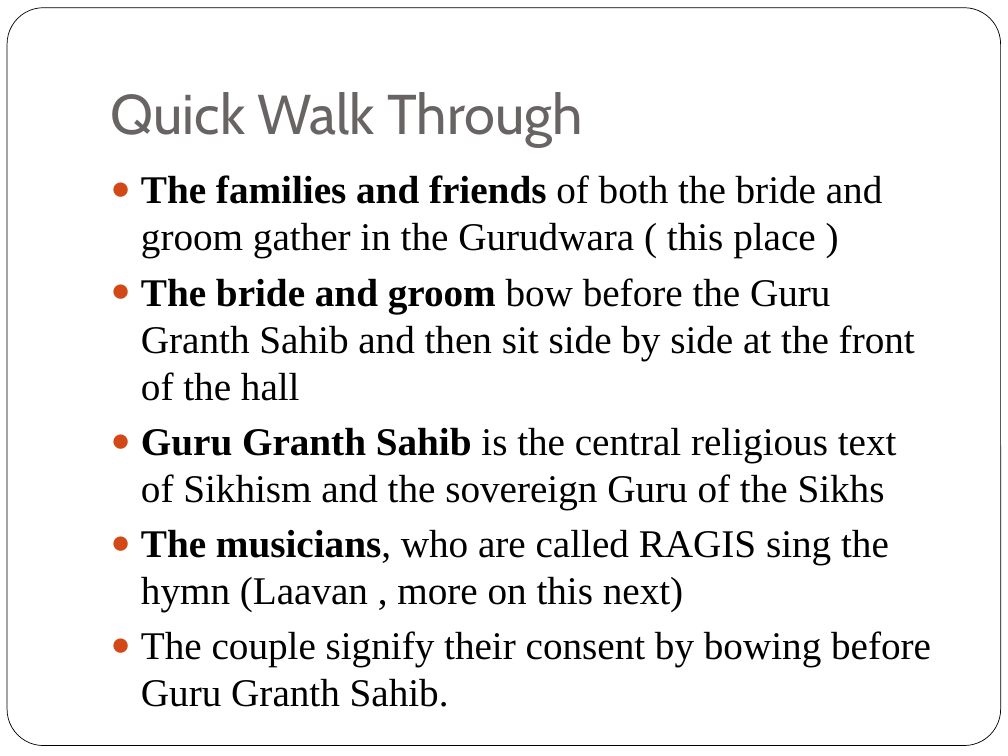
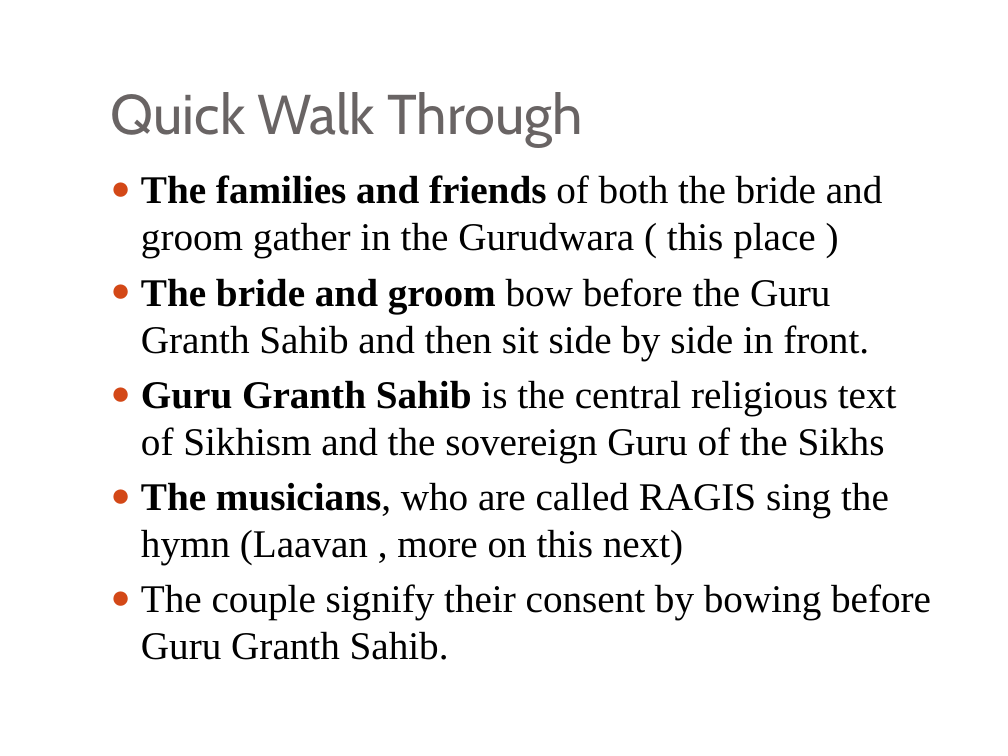
Before and after one commit to jagatsingh/sikhism, a slide deck: slide 2 of presentations/Anand Karaj Presentation.pptx. Drawn at 1008x756 pixels with LibreOffice and Linux fonts; fonts in the diff are those of the drawing; background and template pictures are left out. Boxes give left, top, right and bottom in pixels: in the first picture for what was removed or moved away, otherwise in the second. Text is boxed around its words. In the diff, an @@ line names an element or a change of style, - is before the commit and + after.

Commit message:
Theme changes

```diff
--- a/presentations/Anand Karaj Presentation.pptx
+++ b/presentations/Anand Karaj Presentation.pptx
@@ rounded rectangle at (7,8,1001,746): outline #000000 0.5 pt to #FFFFFF 0.5 pt @@
@@ text at (141,278,869,360): text changed @@
-● The bride and groom bow before the Guru Granth Sahib and then sit side by side at the front of the hall
+● The bride and groom bow before the Guru Granth Sahib and then sit side by side in front.
```
Also in this commit, not shown: 3 other slides changed.
